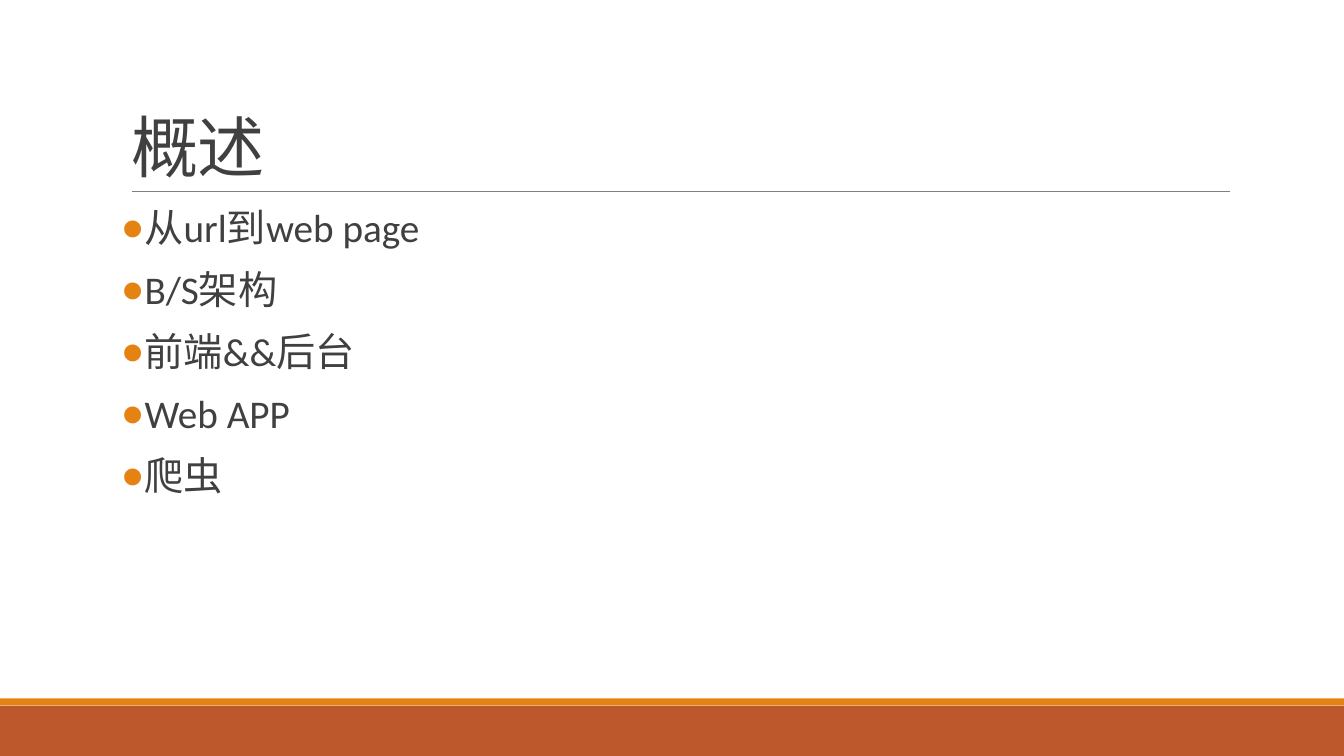
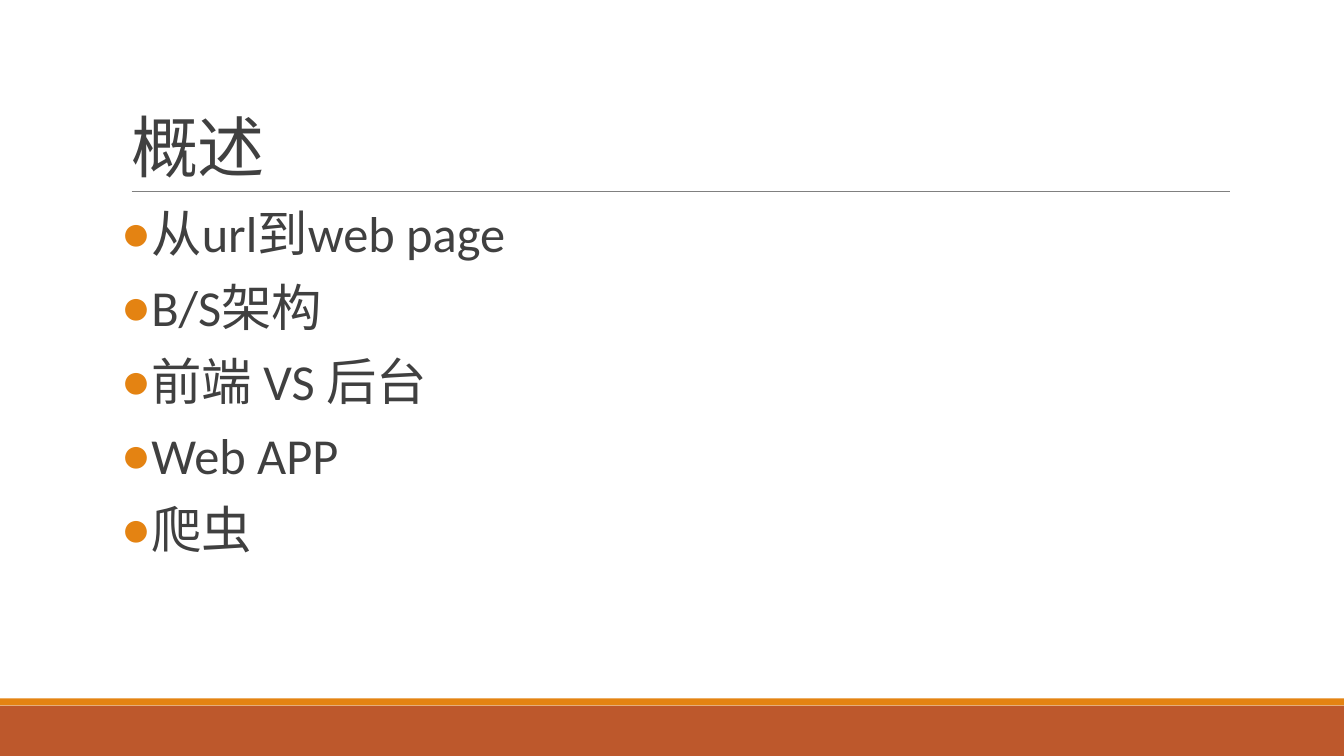
Before and after one commit to boomler/personalPractice, a slide deck: slide 2 of Web开发与网络爬虫.pptx. Drawn at 1344x756 pixels with LibreOffice and Linux fonts; fonts in the diff are those of the drawing. Boxes give left, top, right and bottom in pixels: in the first picture for what was removed or moved away, otherwise in the second. Text is boxed around its words. In the diff, an @@ line names an element or a change of style, - is before the commit and + after.

```diff
--- a/Web开发与网络爬虫.pptx
+++ b/Web开发与网络爬虫.pptx
@@ text at (151, 210, 505, 553): size 28 to 36 pt in "从url到web page", "B/S架构", "Web APP", "爬虫" @@
@@ text at (151, 357, 427, 404): text changed; size 28 to 36 pt @@
-● 前端&&后台
+● 前端 VS 后台
```
Also in this commit, not shown: 9 other slides changed, 32 slides added, 7 slides removed, 12 other files.
